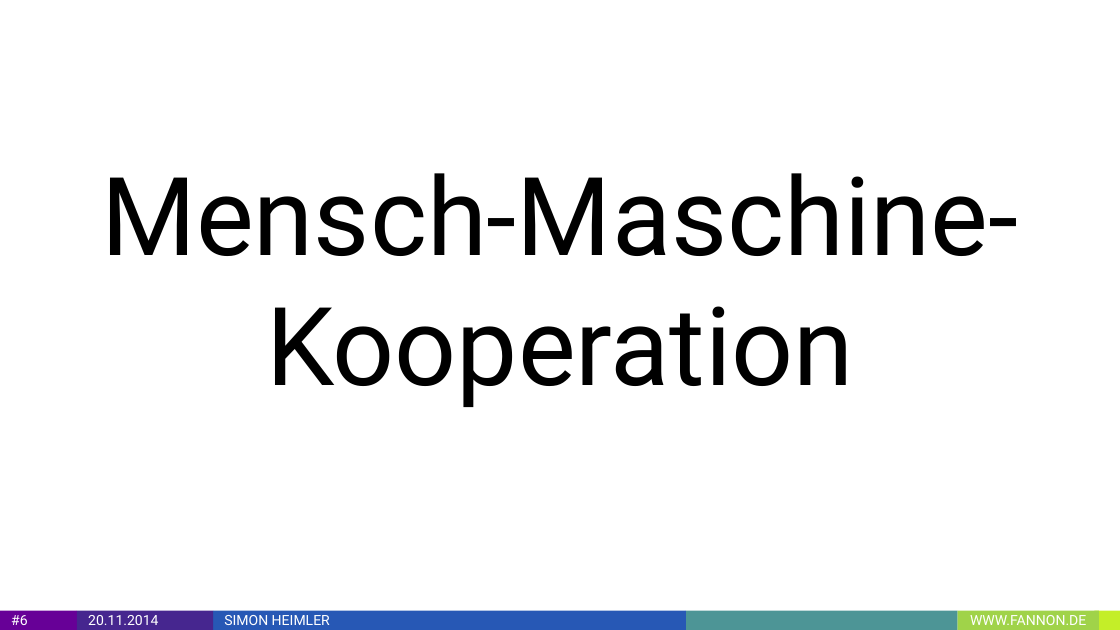
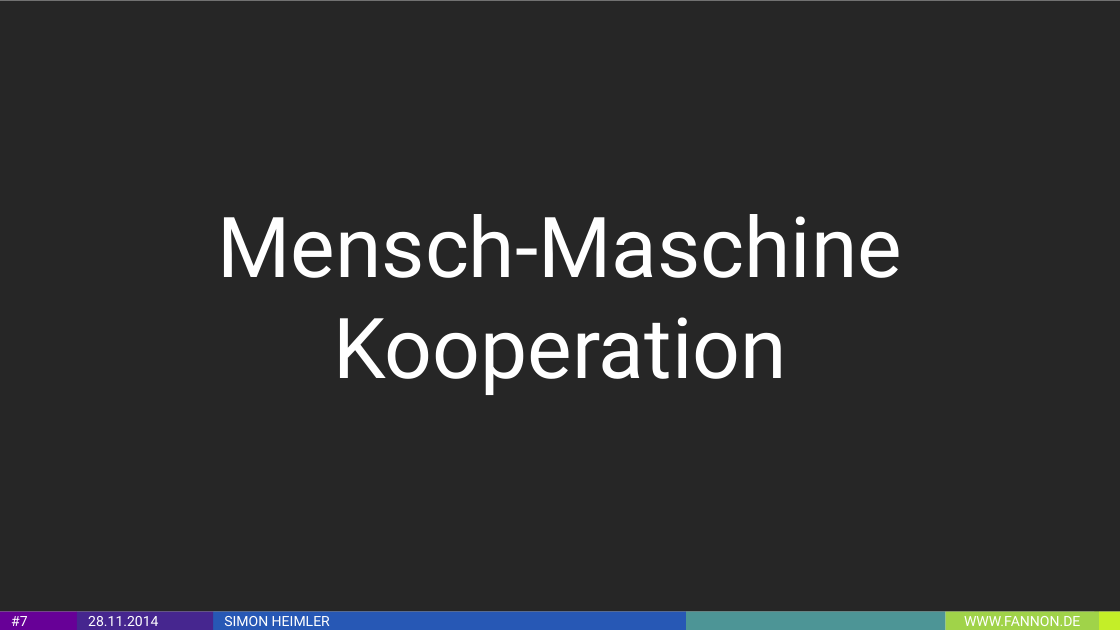
Before and after one commit to Fannon/SemanticWebParadigmen, a slide deck: slide 7 of Semantic Web Paradigmen PPT.pptx (slide 6 before the commit). Drawn at 1120x630 pixels with LibreOffice and Linux fonts; fonts in the diff are those of the drawing. Boxes give left, top, right and bottom in pixels: in the first picture for what was removed or moved away, otherwise in the second. Text is boxed around its words. In the diff, an @@ line names an element or a change of style, - is before the commit and + after.

```diff
--- a/Semantic Web Paradigmen PPT.pptx
+++ b/Semantic Web Paradigmen PPT.pptx
@@ rectangle added at [0,0,1120,612], fill #262626 @@
@@ title at [217,214,902,395]: text changed; size 70 to 54 pt; text colour #000000 to #FFFFFF @@
-Mensch-Maschine-Kooperation
+Mensch-Maschine
+Kooperation
@@ page number removed at [0,610,77,629] @@
-#6
@@ page number added at [0,612,77,630], fill #670097, 9 pt, text #FFFFFF @@
+#7
@@ text in rectangle at [88,616,158,626]: text changed @@
-20.11.2014
+28.11.2014
@@ rectangle: place and size @@
-rectangle at [685,610,956,629]
+rectangle at [685,612,945,630]
@@ rectangle "WWW.FANNON.DE": place and size @@
-rectangle "WWW.FANNON.DE" at [958,610,1099,629]
+rectangle "WWW.FANNON.DE" at [945,612,1099,630]
```
Also in this commit, not shown: 8 other slides changed, 21 slides added, 4 slides removed, 2 other files.
